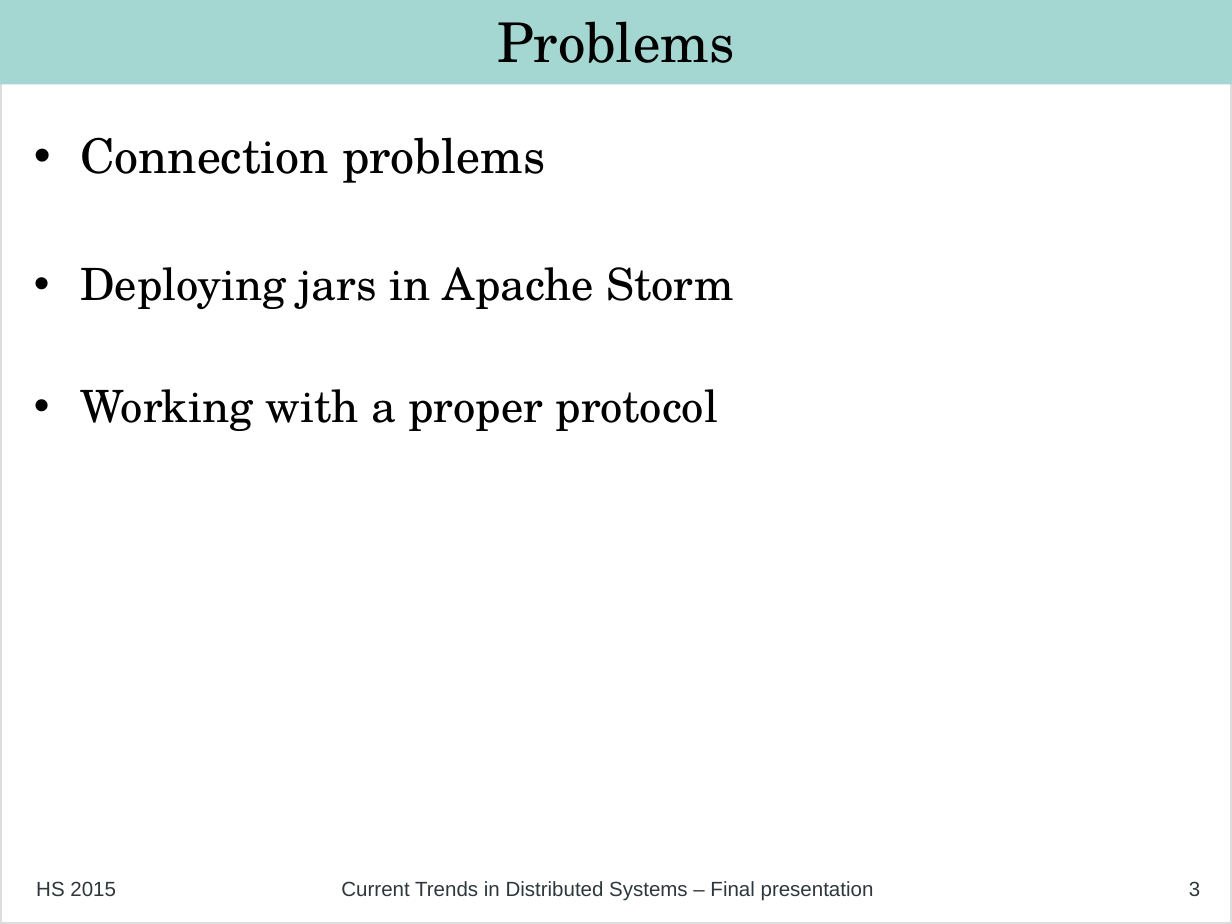
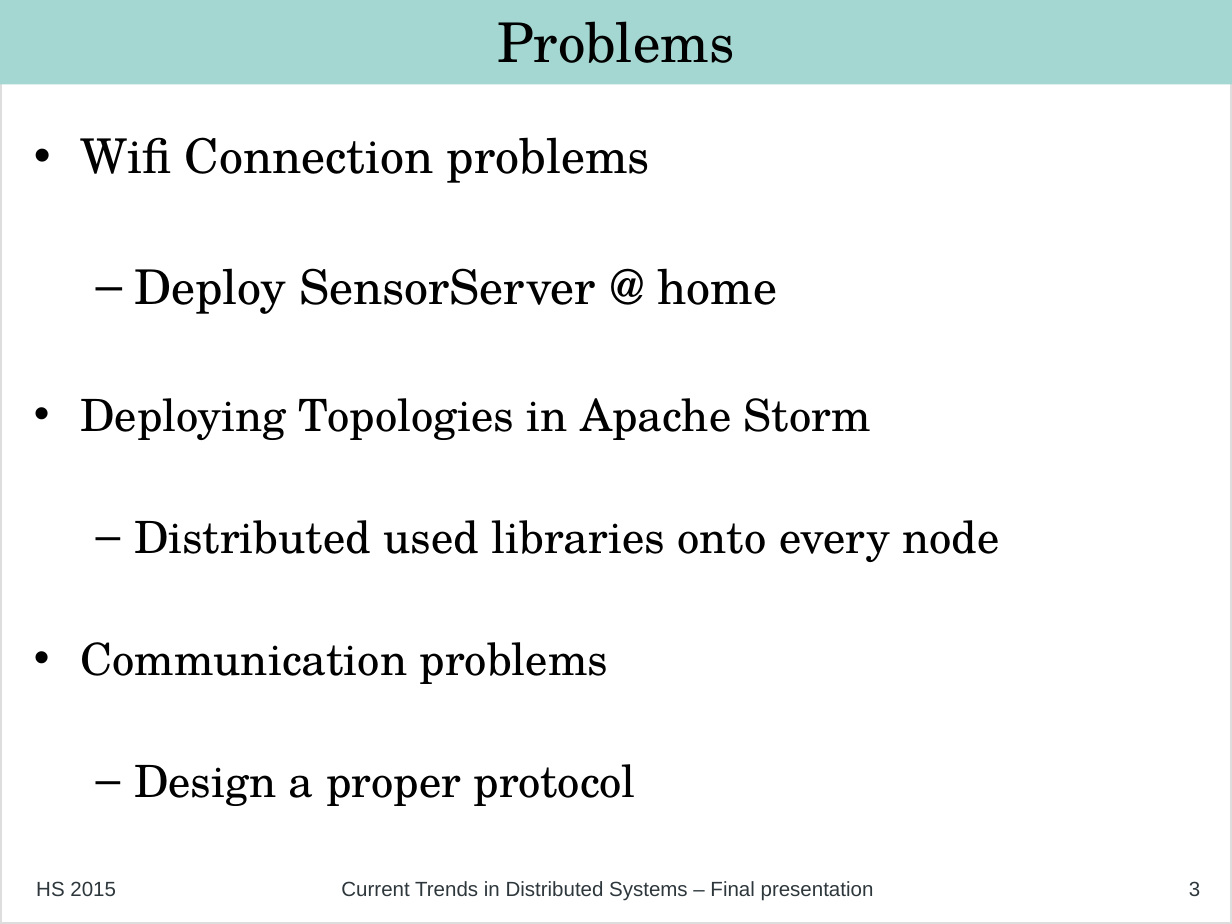
Before and after one commit to philipp-oldenburg/ctds-storm, a slide deck: slide 3 of Project-Weather-Station/FinalPresentation/Final Presentation - Philipp.odp. Drawn at 1232x924 pixels with LibreOffice and Linux fonts; fonts in the diff are those of the drawing. Boxes give left, top, right and bottom in pixels: in the first picture for what was removed or moved away, otherwise in the second. Text is boxed around its words. In the diff, an @@ line names an element or a change of style, - is before the commit and + after.

```diff
--- a/Project-Weather-Station/FinalPresentation/Final Presentation - Philipp.odp
+++ b/Project-Weather-Station/FinalPresentation/Final Presentation - Philipp.odp
@@ text at (80, 137, 999, 806): text changed @@
-• Connection problems
-• Deploying jars in Apache Storm
-• Working with a proper protocol
+• Wifi Connection problems
+  – Deploy SensorServer @ home
+• Deploying Topologies in Apache Storm
+  – Distributed used libraries onto every node
+• Communication problems
+  – Design a proper protocol
```
Also in this commit, not shown: 1 other slide changed.
